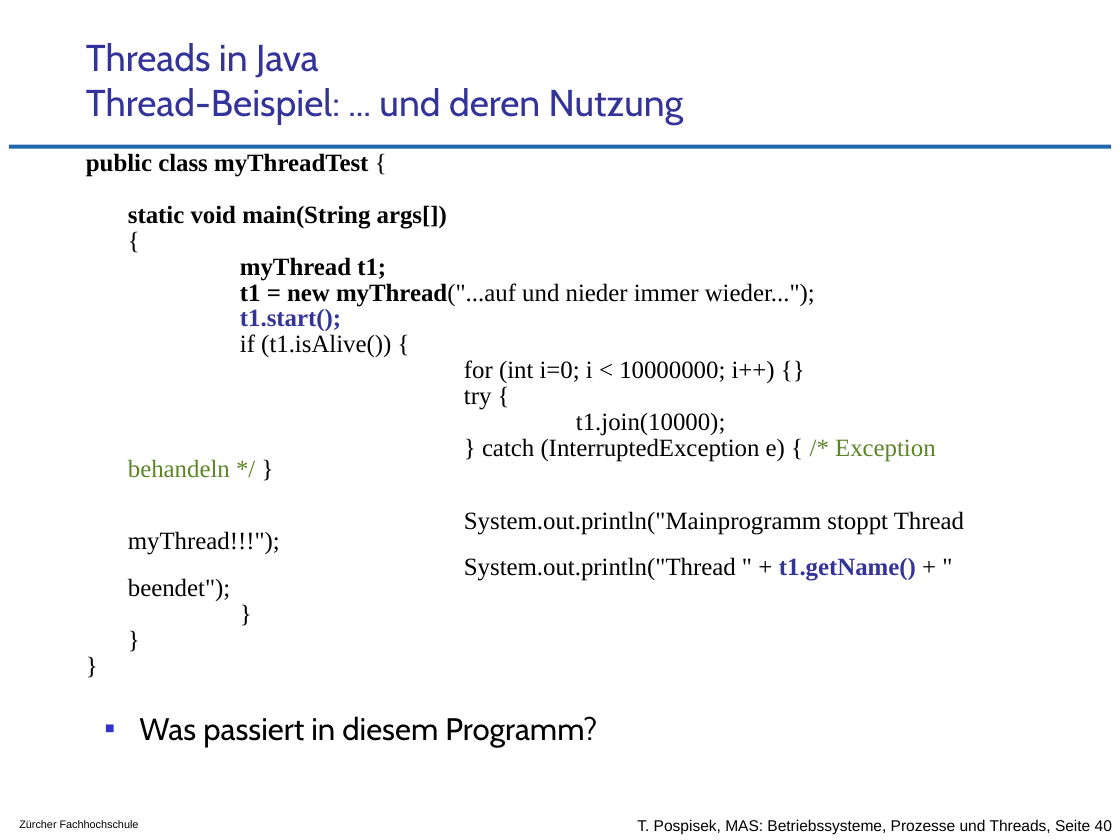
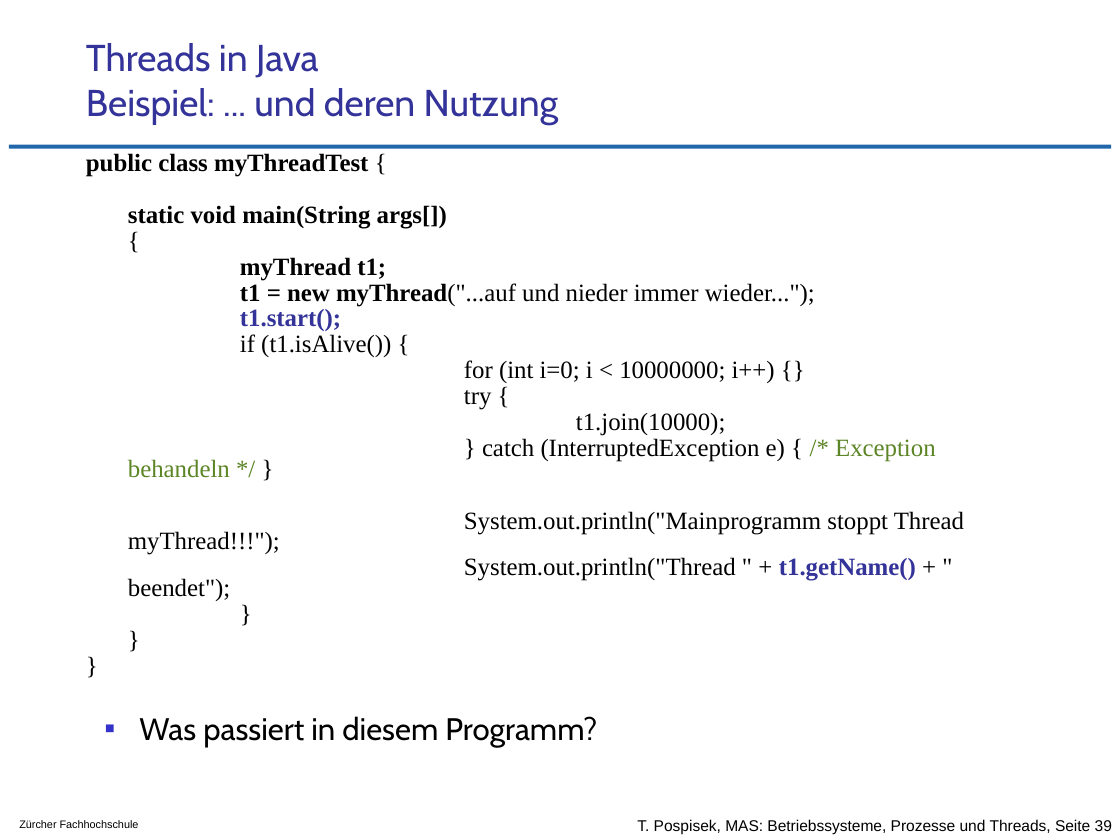
Before and after one commit to tpo/betriebssysteme, a slide deck: slide 39 of 05-2_Prozesse_und_Threads.odp (slide 40 before the commit). Drawn at 1120x840 pixels with LibreOffice and Linux fonts; fonts in the diff are those of the drawing; background and template pictures are left out. Boxes give left, top, right and bottom in pixels: in the first picture for what was removed or moved away, otherwise in the second. Text is boxed around its words. In the diff, an @@ line names an element or a change of style, - is before the commit and + after.

```diff
--- a/05-2_Prozesse_und_Threads.odp
+++ b/05-2_Prozesse_und_Threads.odp
@@ title at (x1=86, y1=43, x2=559, y2=125): text changed @@
-Threads in Java
-Thread-Beispiel: ... und deren Nutzung
+Threads in Java
+Beispiel: ... und deren Nutzung
@@ text at (x1=637, y1=819, x2=1112, y2=834): text changed @@
-T. Pospisek, MAS: Betriebssysteme, Prozesse und Threads, Seite 40
+T. Pospisek, MAS: Betriebssysteme, Prozesse und Threads, Seite 39
```
Also in this commit, not shown: 7 other slides changed, 1 slide removed, 1 other file.
